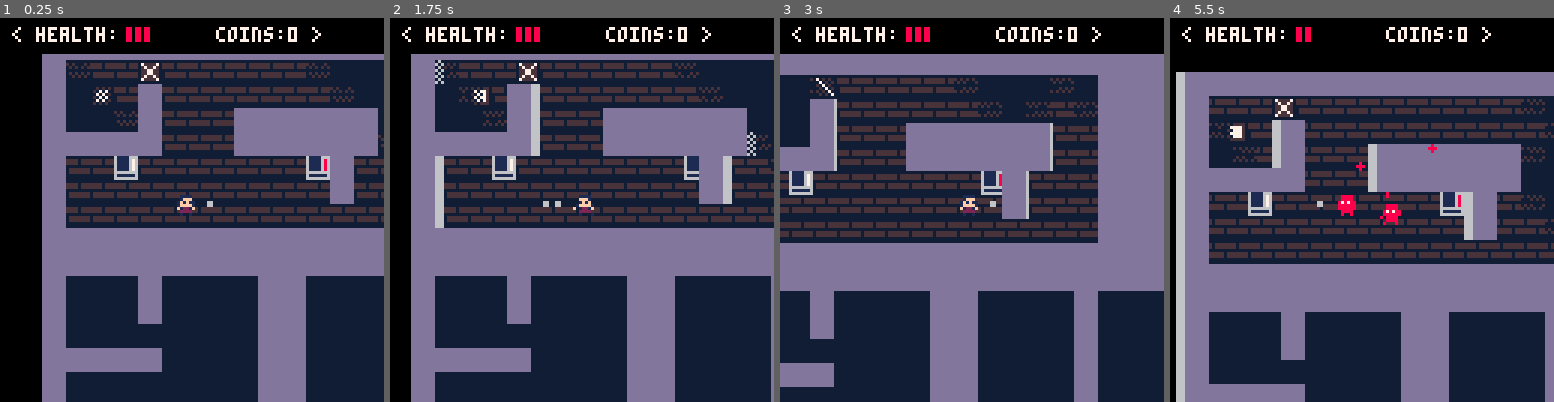
Above: before the commit, frames 1-4 (left to right).
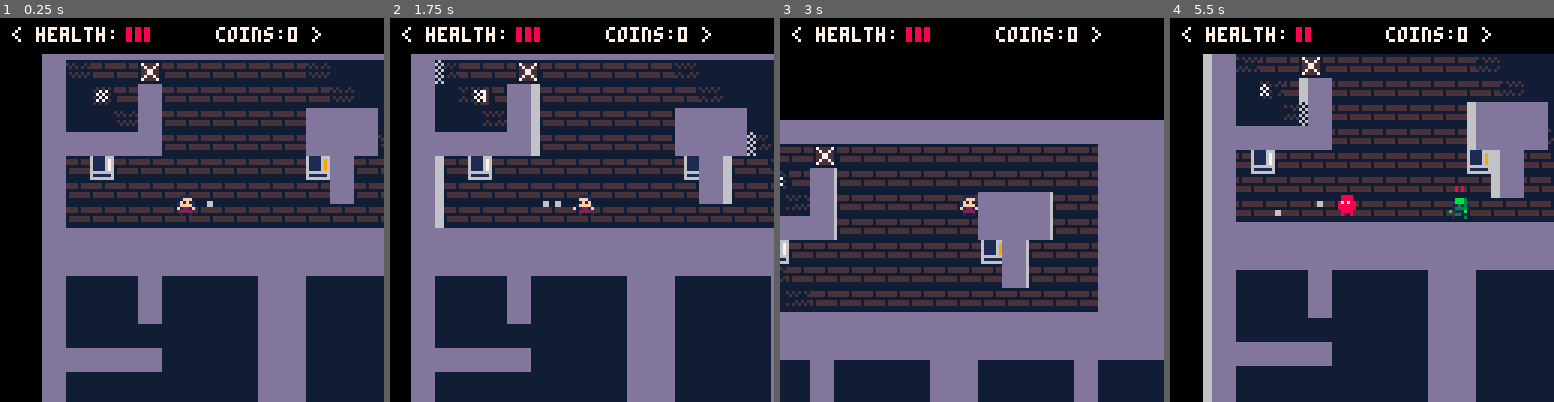
Above: after the commit, the same moments.

Repository: TripleADC/ZombiePico8
Game: PICO-8 cartridge zom8.p8
Two runs of this game, one before a commit and one after it. Both use one fixed random seed, a clock stepped at 60 frames per second and the inputs below.
Inputs:
- Up to frame 1 (0.25 s): no input
- Up to frame 2 (1.75 s): tap X (X key) at 0.33, 1.07 s; tap O (Z key) at 0.7, 1.7 s; hold Right from 1.6 s (still down)
- Up to frame 3 (3 s): tap X (X key) at 1.85, 2.97 s; release Right at 2.1 s; tap O (Z key) at 2.1, 2.5, 2.9 s; hold Up 2.15-2.42 s; hold Right from 2.47 s (still down)
- Up to frame 4 (5.5 s): release Right at 3.03 s; hold Left 3.08-3.58 s; tap O (Z key) every 0.4 s from 3.3 to 5.3 s; hold Down 3.63-3.97 s; hold Right 4.02-4.68 s; tap X (X key) at 4.08, 5.2 s; hold Up 4.73-5.03 s; hold Left from 5.08 s (still down)

The runs differ from the first frame. In frame 1, 3.1% of the frame differs, in the area x 23-86%, y 23-43%; in frame 2, 3.1%; in frame 3, 57%; in frame 4, 64%, in the area x 1-100%, y 9-100%.

Commit message:
Added shotgun powerup

Diff:
--- a/zom8.p8
+++ b/zom8.p8
@@ -179,6 +179,8 @@
         sp_frames=0,
         sp_flip=false,
         facing=1,
+
+        shotgun_frames=0,
 
         coins=0,
 
@@ -224,10 +226,11 @@
                 vend = in_set(vending, c.x, c.y)
                 if(self.coins >= vend.cost) then
                     make_particles(vend.x1, vend.y1, 9)
-                    local spr_under = mget(c.x, c.y)
-                    if(spr_under == 50) then
+                    if(vend.perk == 1) then
                         self.health += 1
-                    elseif(spr_under == 52) then
+                    elseif(vend.perk == 2) then
+                        self.shotgun_frames = 300
+                    elseif(vend.perk == 3) then
                         self.invincible_frames = 300
                         self.invincible = true
                         self.shielded = true
@@ -240,12 +243,28 @@
             elseif btnp(🅾️) then
                 if self.facing == 1 then -- right
                     make_projectile(self, 1, 0)
+                    if(self.shotgun_frames > 0) then
+                        make_projectile(self, 1, 0.3)
+                        make_projectile(self, 1, -0.3)
+                    end
                 elseif self.facing == 2 then -- down
                     make_projectile(self, 0, 1)
+                    if(self.shotgun_frames > 0) then
+                        make_projectile(self, -0.3, 1)
+                        make_projectile(self, 0.3, 1)
+                    end
                 elseif self.facing == 3 then -- left
                     make_projectile(self, -1, 0)
+                    if(self.shotgun_frames > 0) then
+                        make_projectile(self, -1, 0.3)
+                        make_projectile(self, -1, -0.3)
+                    end
                 else -- up
                     make_projectile(self, 0, -1)
+                     if(self.shotgun_frames > 0) then
+                       make_projectile(self, 0.3, -1)
+                       make_projectile(self, -0.3, -1)
+                    end
                 end
             end
 
@@ -299,6 +318,10 @@
                     self.shielded = false
                     self.invincible_frames = 30
                 end
+            end
+
+            if self.shotgun_frames > 0 then
+                self.shotgun_frames -= 1
             end
 
             -- wall collide
@@ -773,8 +796,10 @@
         for i=0, map_width do
             if(mget(j,i) == 50) then
                 add(arr, get_vending(j,i,1,500,'+1 health?',-50))
+            elseif(mget(j, i) == 51) then
+                add(arr, get_vending(j,i,2,1000,'temp shotgun?',-57))
             elseif(mget(j, i) == 52) then
-                add(arr, get_vending(j,i,2,1000,'invul shield?',-59))
+                add(arr, get_vending(j,i,3,1000,'invul shield?',-59))
             end
         end
     end
@@ -1060,10 +1085,10 @@
 00000000001133000011330000113300001133000088880000000000000000000000000000000000000000000000000000000000000000000000000000000000
 00000000003000100300010000300010030001000080008000000000000000000000000000000000000000000000000000000000000000000000000000000000
 00000000000000006111166661111666611116660000000000000000000000000000000000000000000000000000000000000000000000000000000000000000
-000000000000000061111686611116b6611116760000000000000000000000000000000000000000000000000000000000000000000000000000000000000000
-000000000000000061111686611116b6611116760000000000000000000000000000000000000000000000000000000000000000000000000000000000000000
-000000000006600061111686611116b6611116760000000000000000000000000000000000000000000000000000000000000000000000000000000000000000
-000000000006600061111686611116b6611116760000000000000000000000000000000000000000000000000000000000000000000000000000000000000000
+00000000000000006111168661111696611116760000000000000000000000000000000000000000000000000000000000000000000000000000000000000000
+00000000000000006111168661111696611116760000000000000000000000000000000000000000000000000000000000000000000000000000000000000000
+00000000000660006111168661111696611116760000000000000000000000000000000000000000000000000000000000000000000000000000000000000000
+00000000000660006111168661111696611116760000000000000000000000000000000000000000000000000000000000000000000000000000000000000000
 00000000000000006666666666666666666666660000000000000000000000000000000000000000000000000000000000000000000000000000000000000000
 00000000000000006111111661111116611111160000000000000000000000000000000000000000000000000000000000000000000000000000000000000000
 00000000000000006666666666666666666666660000000000000000000000000000000000000000000000000000000000000000000000000000000000000000
@@ -1101,15 +1126,15 @@
 00000000000000000000000000000000000000000000000000000000000000000000000000000000000000000000000000000000000000000000000000000000
 20202020202020202020202020202020202020202020202020202020202020200000000000000000000000000000000000000000000000000000000000000000
 __gff__
-0000010001000000010000000000000000000000000000000000000000000000000000000000000000000000000000000000030203000000000000000000000000000000000000000000000000000000000000000000000000000000000000000000000000000000000000000000000000000000000000000000000000000000
+0000010001000000010000000000000000000000000000000000000000000000000000000000000000000000000000000000030303000000000000000000000000000000000000000000000000000000000000000000000000000000000000000000000000000000000000000000000000000000000000000000000000000000
 0000000000000000000000000000000000000000000000000000000000000000000000000000000000000000000000000000000000000000000000000000000000000000000000000000000000000000000000000000000000000000000000000000000000000000000000000000000000000000000000000000000000000000
 __map__
 0202020202020202020202020202020202020202020202020202020202020202000000000000000000000000000000000000000000000000000000000000000000000000000000000000000000000000000000000000000000000000000000000000000000000000000000000000000000000000000000000000000000000000
 0205050507050505050505050505050508080805050505050505050505050502000000000000000000000000000000000000000000000000000000000000000000000000000000000000000000000000000000000000000000000000000000000000000000000000000000000000000000000000000000000000000000000000
 0205060502050505050505050505050508080805050505050505050505050502000000000000000000000000000000000000000000000000000000000000000000000000000000000000000000000000000000000000000000000000000000000000000000000000000000000000000000000000000000000000000000000000
-0205050502050505020202020202050502020205050505050505050505050502000000000000000000000000000000000000000000000000000000000000000000000000000000000000000000000000000000000000000000000000000000000000000000000000000000000000000000000000000000000000000000000000
-0202020202050505020202020202050502020205050505050505050505050502000000000000000000000000000000000000000000000000000000000000000000000000000000000000000000000000000000000000000000000000000000000000000000000000000000000000000000000000000000000000000000000000
-0205053405050505050505320205050502020205050505050505050505050502000000000000000000000000000000000000000000000000000000000000000000000000000000000000000000000000000000000000000000000000000000000000000000000000000000000000000000000000000000000000000000000000
+0205050502050505050505020202050502020205050505050505050505050502000000000000000000000000000000000000000000000000000000000000000000000000000000000000000000000000000000000000000000000000000000000000000000000000000000000000000000000000000000000000000000000000
+0202020202050505050505020202050502020205050505050505050505050502000000000000000000000000000000000000000000000000000000000000000000000000000000000000000000000000000000000000000000000000000000000000000000000000000000000000000000000000000000000000000000000000
+0205340505050505050505330205050502020205050505050505050505050502000000000000000000000000000000000000000000000000000000000000000000000000000000000000000000000000000000000000000000000000000000000000000000000000000000000000000000000000000000000000000000000000
 0205050505050505050505050205050502020205050505050505050505050502000000000000000000000000000000000000000000000000000000000000000000000000000000000000000000000000000000000000000000000000000000000000000000000000000000000000000000000000000000000000000000000000
 0205050505050505050505050505050502020205050505050505050505050502000000000000000000000000000000000000000000000000000000000000000000000000000000000000000000000000000000000000000000000000000000000000000000000000000000000000000000000000000000000000000000000000
 0202020202020202020202020808020202020205050505050505050505050502000000000000000000000000000000000000000000000000000000000000000000000000000000000000000000000000000000000000000000000000000000000000000000000000000000000000000000000000000000000000000000000000
@@ -1136,12 +1161,3 @@
 0205050505050505050505050505050205050505050505050505050505050502000000000000000000000000000000000000000000000000000000000000000000000000000000000000000000000000000000000000000000000000000000000000000000000000000000000000000000000000000000000000000000000000
 0205050505050505050505050505050205050505050505050505050505050502000000000000000000000000000000000000000000000000000000000000000000000000000000000000000000000000000000000000000000000000000000000000000000000000000000000000000000000000000000000000000000000000
 0205050505050505050505050505050205050505050505050505050505050502000000000000000000000000000000000000000000000000000000000000000000000000000000000000000000000000000000000000000000000000000000000000000000000000000000000000000000000000000000000000000000000000
-0502000000000000000000000000000000000000000000000000000000000000000000000000000000000000000000000000000000000000000000000000000000000000000000000000000000000000000000000000000000000000000000000000
-0205050505050505050505050505050205050505050505050505050505050502000000000000000000000000000000000000000000000000000000000000000000000000000000000000000000000000000000000000000000000000000000000000000000000000000000000000000000000000000000000000000000000000
-0205050505050505050505050505050205050505050505050505050505050502000000000000000000000000000000000000000000000000000000000000000000000000000000000000000000000000000000000000000000000000000000000000000000000000000000000000000000000000000000000000000000000000
-0205050505050505050505050505050205050505050505050505050505050502000000000000000000000000000000000000000000000000000000000000000000000000000000000000000000000000000000000000000000000000000000000000000000000000000000000000000000000000000000000000000000000000
-0205050505050505050505050505050205050505050505050505050505050502000000000000000000000000000000000000000000000000000000000000000000000000000000000000000000000000000000000000000000000000000000000000000000000000000000000000000000000000000000000000000000000000
-0205050505050505050505050505050205050505050505050505050505050502000000000000000000000000000000000000000000000000000000000000000000000000000000000000000000000000000000000000000000000000000000000000000000000000000000000000000000000000000000000000000000000000
-0205050505050505050505050505050205050505050505050505050505050502000000000000000000000000000000000000000000000000000000000000000000000000000000000000000000000000000000000000000000000000000000000000000000000000000000000000000000000000000000000000000000000000
-0205050505050505050505050505050205050505050505050505050505050502000000000000000000000000000000000000000000000000000000000000000000000000000000000000000000000000000000000000000000000000000000000000000000000000000000000000000000000000000000000000000000000000
-0205050505050505050505050505050205050505050505050505050505050502000000000000000000000000000000000000000000000000000000000000000000000000000000000000000000000000000000000000000000000000000000000000000000000000000000000000000000000000000000000000000000000000
